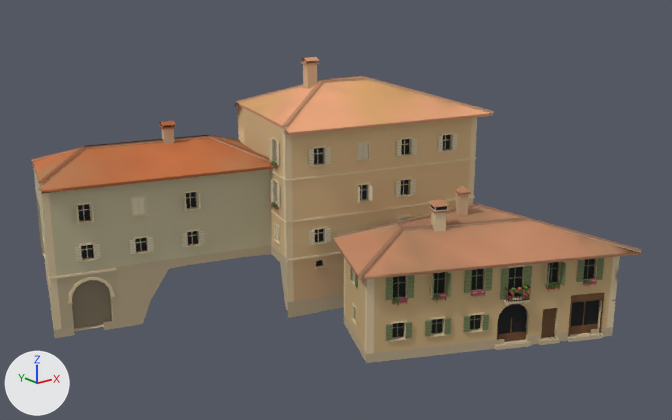
An edit to the glTF model games/yorimichi/assets/belmonte/meshes/SM_BM_BT_blk_38.glb, drawn before and after from the same camera.
The view is the same before and after, from a 50 mm camera at (-38.4, -51.6, 28.4) aimed at (2.0, -1.0, 8.2). Arrows for +X, +Y and +Z are at lower left; the lights stay in place. The picture after the commit comes second. Vertices at exactly the same position are counted once.

The scene before the commit, as lines of its bpy script (objects in view):
```python
me_sm_bt_blk_38 = bpy.data.meshes.new('SM_BT_blk_38')
me_sm_bt_blk_38.from_pydata(...)  # 12093 vertices, 13983 faces; spans x -16.1..19.0, y -17.0..16.4, z -0.5..18.3
# faces by material slot: [1710, 5160, 917, 2790, 1745, 1118, 438, 105]
me_sm_bt_blk_38.materials.append(mat_bm_000_m_stone_037)
me_sm_bt_blk_38.materials.append(mat_bm_001_m_ashlar_037)
me_sm_bt_blk_38.materials.append(mat_bm_002_m_roof_012)
me_sm_bt_blk_38.materials.append(mat_bm_003_m_wood_012)
me_sm_bt_blk_38.materials.append(mat_bm_004_m_rubble_003)
me_sm_bt_blk_38.materials.append(mat_bm_005_m_iron_004)
me_sm_bt_blk_38.materials.append(mat_bm_006_m_vcol_003)
me_sm_bt_blk_38.materials.append(mat_bm_007_m_glass_dark_005)
ob_sm_bm_bt_blk_38 = bpy.data.objects.new('SM_BM_BT_blk_38', me_sm_bt_blk_38)
ob_sm_bm_bt_blk_38.location = (0.0, 0.0, 0.0)
```
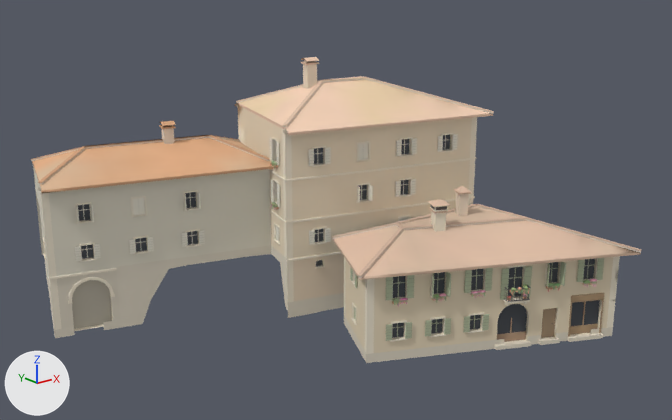
What changed in the scene script:
```text
Change me_sm_bt_blk_38:
    where me_sm_bt_blk_38.from_pydata(...)  # 12093 vertices, 13983 faces; spans x -16.1..19.0, y -17.0..16.4, z -0.5..18.3
    used by ob_sm_bm_bt_blk_38; location = (0.0, 0.0, 0.0)
    me_sm_bt_blk_38 part 1: 9401 faces centred in x -16.0..16.2, y -15.9..15.7, z -0.4..18.2 are repainted in the vertex colours; the middle colour goes from beige #d7c39e to pale yellow #ede3ce
    me_sm_bt_blk_38 part 2: 4582 faces centred in x -16.1..19.0, y -16.9..16.2, z -0.3..18.2 are repainted in the vertex colours; the middle colour goes from beige #cdaf89 to beige #e8d8c2
```

Pixel boxes (x1, y1, x2, y2) of what changed, in the pictures (672 x 420 px):
part 1 of me_sm_bt_blk_38, recoloured (lighter): (33, 58, 637, 363) in both
part 2 of me_sm_bt_blk_38, recoloured (lighter): (31, 57, 641, 358) in both
